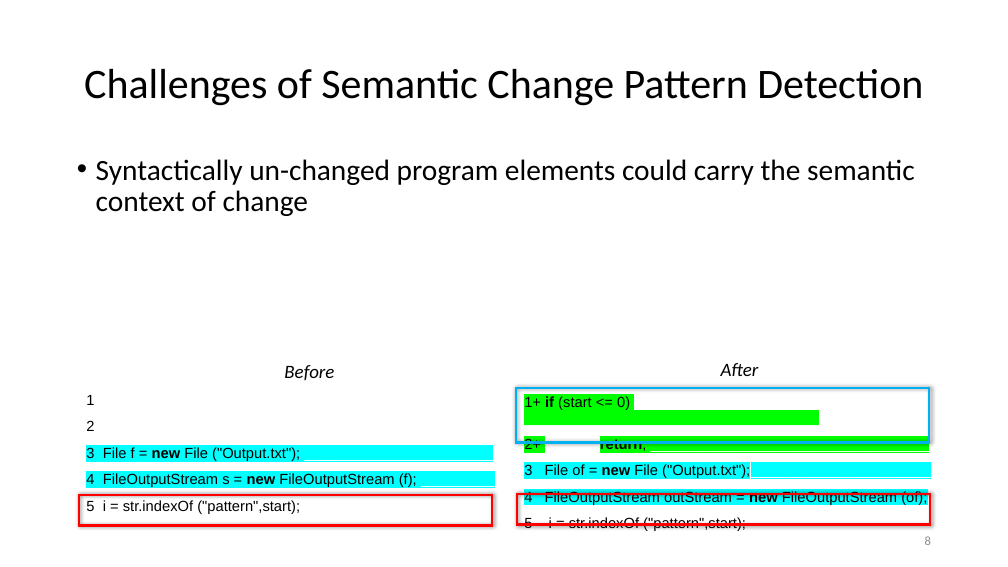
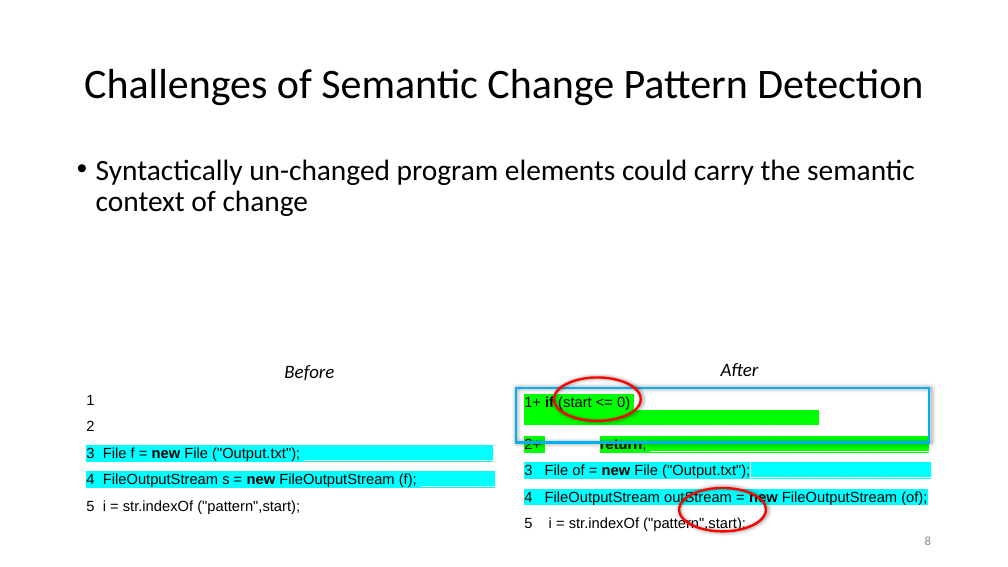
Before and after one commit to nguyenhoan/CPatMiner, a slide deck: slide 8 of CPatMiner_2.pptx. Drawn at 1008x567 pixels with LibreOffice and Linux fonts; fonts in the diff are those of the drawing. Boxes give left, top, right and bottom in pixels: in the first picture for what was removed or moved away, otherwise in the second. Text is boxed around its words. In the diff, an @@ line names an element or a change of style, - is before the commit and + after.

```diff
--- a/CPatMiner_2.pptx
+++ b/CPatMiner_2.pptx
@@ ellipse added at (554, 377, 641, 420), outline #FF0000 2.25 pt @@
@@ rectangle removed at (79, 495, 492, 526) @@
@@ rectangle removed at (516, 495, 929, 525) @@
@@ ellipse added at (679, 488, 766, 531), outline #FF0000 2.25 pt @@
```
Also in this commit, not shown: 5 other slides changed, 2 slides removed.
